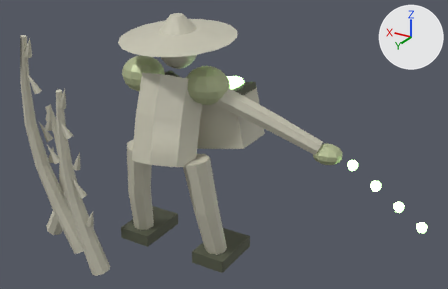
An edit to the glTF model assets/monsters/minibosses/sower.glb, drawn before and after from the same camera.
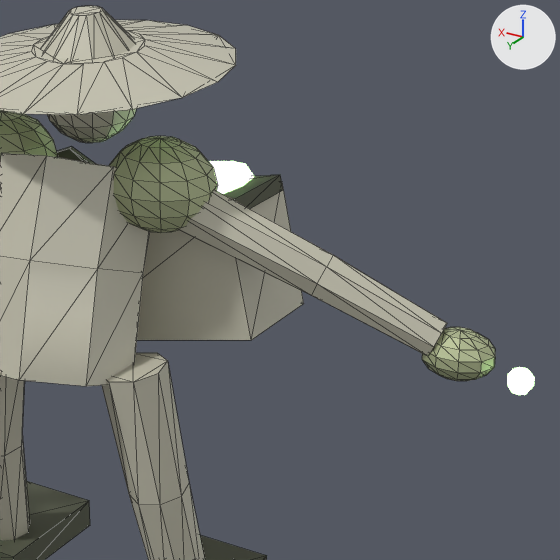
Old and new are each drawn whole from a 50 mm lens placed at (-3.27, 4.17, 3.32), pointed at (-0.73, -0.06, 1.2) and again close up on the part from 32% to 82% of the width and 4% to 82% of the height. The axes (+X, +Y, +Z) are drawn at upper right. The lights are the same throughout. The first two pictures are the older version. The close-ups show mesh edges as thin lines. Where no turn or scale is listed for an object, it has been applied to the vertices. Vertices at exactly the same position are counted once.

Names of what the first close-up shows: 'sower_body', 'sower_bone', 'sower_dark', 'sower_glow'.
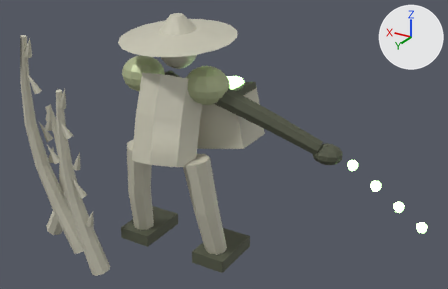
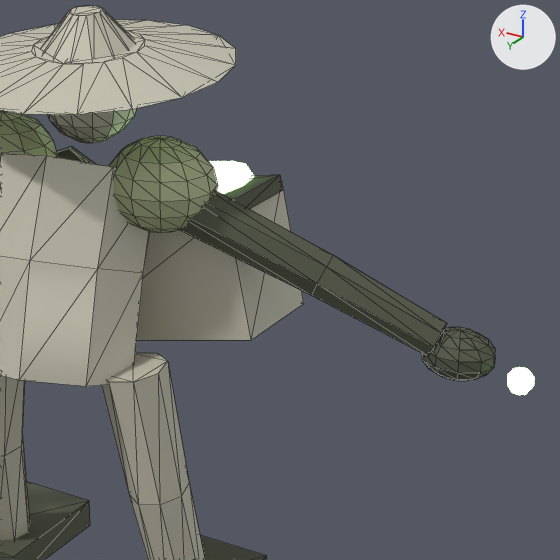
Pixel boxes (x1, y1, x2, y2) of what changed, in the close-ups (560 x 560 px):
```json
{"object": "sower_bone", "change": "reshaped", "before": [0, 6, 447, 560], "after": [0, 6, 304, 560]}
{"object": "sower_dark", "change": "reshaped", "before": [0, 146, 283, 560], "after": [0, 146, 495, 560]}
{"object": "sower_body", "change": "reshaped", "before": [0, 110, 495, 381], "after": [0, 110, 217, 233]}
{"part": 1, "of": "me_sower_body", "change": "deleted", "before": [422, 327, 495, 381]}
{"part": 2, "of": "me_sower_bone", "change": "deleted", "before": [178, 190, 447, 356]}
{"part": 3, "of": "me_sower_dark", "change": "added", "after": [422, 327, 495, 381]}
{"part": 4, "of": "me_sower_dark", "change": "added", "after": [178, 190, 447, 356]}
```

Scene script edits in JSON lines:
```json
{"block": "me_sower_body", "where": "# used by ob_sower_body; location = (0.0, 0.0, 0.0)"}
{"op": "remove", "block": "me_sower_body", "code": "me_sower_body.from_pydata(...)  # 234 vertices, 456 faces; spans x -1.67..0.38, y -0.53..0.05, z 1.07..1.84"}
{"op": "add", "block": "me_sower_body", "code": "me_sower_body.from_pydata(...)  # 172 vertices, 336 faces; spans x -0.71..0.38, y -0.33..0.05, z 1.51..1.84"}
{"block": "me_sower_body", "change": "me_sower_body part 1: the loose piece of 62 vertices spanning x -1.67..-1.4, y -0.53..-0.32, z 1.07..1.25 is deleted"}
{"block": "me_sower_bone", "where": "# used by ob_sower_bone; location = (0.0, 0.0, 0.0)"}
{"op": "remove", "block": "me_sower_bone", "code": "me_sower_bone.from_pydata(...)  # 555 vertices, 1002 faces; spans x -1.5..1.1, y -0.7..0.81, z 0.0..2.25"}
{"op": "add", "block": "me_sower_bone", "code": "me_sower_bone.from_pydata(...)  # 531 vertices, 958 faces; spans x -0.84..1.1, y -0.7..0.81, z 0.0..2.25"}
{"block": "me_sower_bone", "change": "me_sower_bone part 2: the loose piece of 24 vertices spanning x -1.5..-0.46, y -0.47..-0.05, z 1.14..1.75 is deleted"}
{"block": "me_sower_dark", "where": "# used by ob_sower_dark; location = (0.0, 0.0, 0.0)"}
{"op": "remove", "block": "me_sower_dark", "code": "me_sower_dark.from_pydata(...)  # 32 vertices, 48 faces; spans x -0.8..0.38, y -0.59..0.09, z 0.0..1.7"}
{"op": "add", "block": "me_sower_dark", "code": "me_sower_dark.from_pydata(...)  # 118 vertices, 212 faces; spans x -1.67..0.38, y -0.59..0.09, z 0.0..1.75"}
{"block": "me_sower_dark", "change": "me_sower_dark part 3: a new loose piece, a UV sphere (10 segments, 7 rings, poles along z) spanning x -1.67..-1.4, y -0.53..-0.32, z 1.07..1.25, in mat_sower_dark (greyish green #535746)"}
{"block": "me_sower_dark", "change": "me_sower_dark part 4: a new loose piece of 24 vertices spanning x -1.5..-0.46, y -0.47..-0.05, z 1.14..1.75, in mat_sower_dark (greyish green #535746)"}
```
